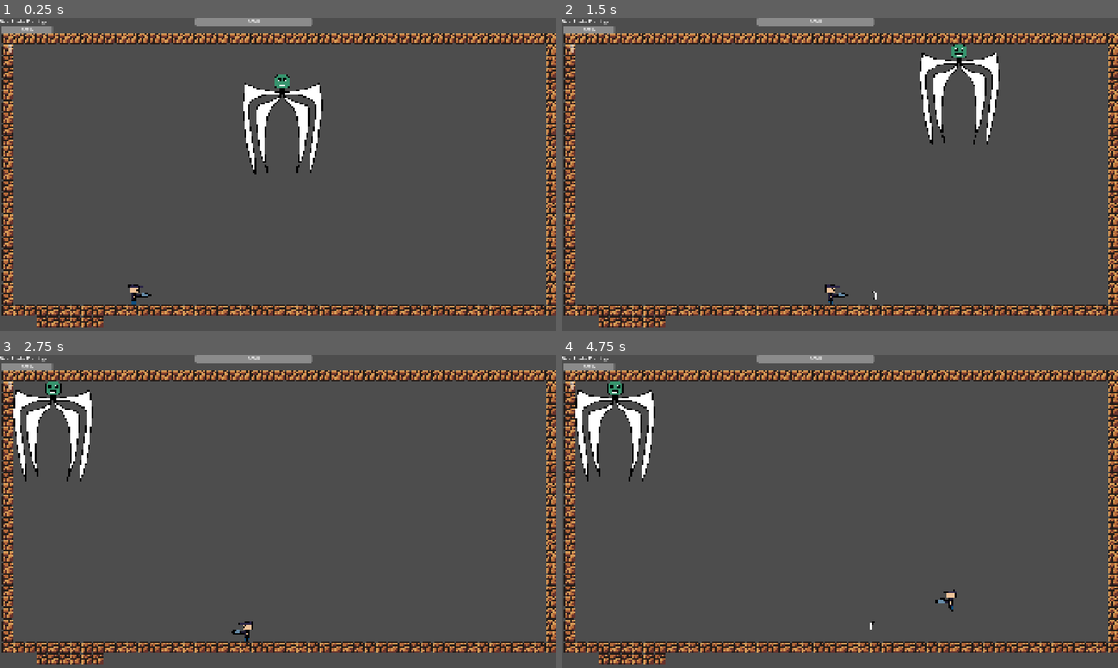
Above: before the commit, frames 1-4 (two rows, left to right).
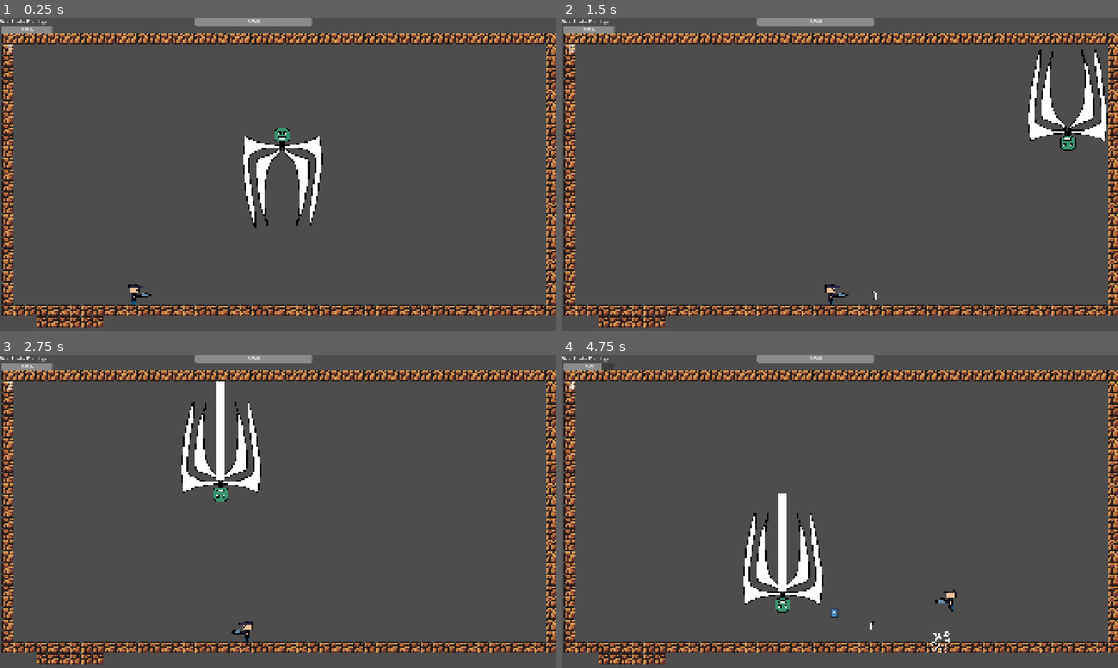
Above: after the commit, the same moments.

Repository: juliolegrandsage/bass_rush
Game: Godot game, scene res://scenes/bosses_scenes/boss_3.tscn
Two runs of this game, one before a commit and one after it. Both use one fixed random seed, a clock stepped at 60 frames per second and the inputs below. This scene is started directly instead of the project's main scene. The engine's default icon, where the game draws it, is replaced by a stand-in: a white triangle on a blue panel in a dark square.
Inputs (mouse positions are in pixels of both pictures, inside the frame that each line leads up to):
- Up to frame 1 (0.25 s): no input
- Up to frame 2 (1.5 s): tap Enter (ui_accept) at 0.5, 0.77 s; move the mouse to (962, 158) at 0.52 s; hold Right (ui_right) from 0.53 s (still down); right-click (962, 158) at 0.6 s; move the mouse to (728, 190) at 1.27 s; tap X (shoot) at 1.35 s
- Up to frame 3 (2.75 s): tap Enter (ui_accept) at 1.52 s; move the mouse to (333, 442) at 2.02 s; release Right (ui_right) at 2.03 s; hold Left (ui_left) from 2.03 s (still down); right-click (333, 442) at 2.1 s
- Up to frame 4 (4.75 s): move the mouse to (812, 574) at 2.77 s; release Left (ui_left) at 2.78 s; hold Right (ui_right) 2.78-4.28 s; tap X (shoot) at 2.85, 4.35 s; tap Enter (ui_accept) at 3.02, 3.77, 4.52 s; move the mouse to (1006, 558) at 3.52 s; right-click (1006, 558) at 3.6 s; move the mouse to (673, 464) at 4.27 s; hold Left (ui_left) from 4.28 s (still down)

The runs differ from the first frame. In frame 1, 3.1% of the frame differs, in the area x 43-59%, y 18-68%; in frame 2, 3.5%; in frame 3, 4.0%; in frame 4, 4.1%, in the area x 1-70%, y 2-96%.

Commit message:
bugfix + boss

Diff:
--- a/scenes/boss_3_controller.tscn
+++ b/scenes/boss_3_controller.tscn
@@ -27,7 +27,7 @@
 position = Vector2(0, -49.858356)
 
 [node name="descending_timer" type="Timer" parent="." unique_id=1421224570]
-wait_time = 5.4750000000000005
+wait_time = 2.069
 autostart = true
 
 [node name="rope" type="Line2D" parent="." unique_id=615800303]
@@ -38,13 +38,19 @@
 
 [node name="stop_ascending_timer" type="Timer" parent="." unique_id=1393250885]
 wait_time = 2.468
+one_shot = true
 
 [node name="stop_descending_timer" type="Timer" parent="." unique_id=1231512004]
 wait_time = 3.5749999999999997
+one_shot = true
 
+[node name="attack_timer" type="Timer" parent="." unique_id=248243539]
+wait_time = 0.534
+
+[connection signal="timeout" from="stop_timer" to="." method="_on_timer_timeout"]
 [connection signal="timeout" from="stop_timer" to="." method="_on_stop_timer_timeout"]
-[connection signal="timeout" from="stop_timer" to="." method="_on_timer_timeout"]
 [connection signal="timeout" from="restart_timer" to="." method="_on_restart_timer_timeout"]
 [connection signal="timeout" from="descending_timer" to="." method="_on_descending_timer_timeout"]
 [connection signal="timeout" from="stop_ascending_timer" to="." method="_on_stop_ascending_timer_timeout"]
 [connection signal="timeout" from="stop_descending_timer" to="." method="_on_stop_descending_timer_timeout"]
+[connection signal="timeout" from="attack_timer" to="." method="_on_attack_timer_timeout"]
--- a/scenes/boss_health_bar.gd
+++ b/scenes/boss_health_bar.gd
@@ -1,6 +1,7 @@
 extends ProgressBar
 
 @export var boss_controller: Node2D
+
 
 func _ready():
 	max_value = 100
--- a/scripts/boss_3_controller.gd
+++ b/scripts/boss_3_controller.gd
@@ -1,205 +1,147 @@
-# commentaire de test
+# A FAIRE : Equilibrer la difficulté
 
 
 extends CharacterBody2D
 
+var speed = 350
+var health = 100
+var max_health = 100
 
-const SPEED = 400.0
-const JUMP_FORCE = 650
+var head_down = false
 
-var is_walking = true
-var has_attacked = false
+# Réferences aux projectiles du boss
+
+const projectile_reference = preload("res://scenes/boss_3_projectile.tscn")
+const web_reference = preload("res://scenes/boss_3_web.tscn")
 
 
-var health = 30
-var max_health = 30
+enum States{
+	top,
+	bottom,
+	descend,
+	ascend,
+	stop_before_ground
+}
 
-var state_cooldown = false
+var current_state = States.bottom
 
 
-@onready var rope = $rope
-
-@onready var floor_ray = $RayCast2D
-
-var is_descending = false
-var is_ascending = false
-var anchor_point: Vector2
-
-var is_changing_state
-
-var can_proximity_attack = true
-
-enum State{
-	top_angle,
-	bottom_angle,
-	descend,
-	ascend
-}
-
-enum Attacks{
-	shot_web,
-	shot_projectile
-}
+var just_bounced = false
 
 
+var descending_stopped = false
+var has_hit_ground = false
+func _ready() -> void:
+	$rope.visible = false
 
-const projectile = preload("res://scenes/boss_3_projectile.tscn")
-const web_attack = preload("res://scenes/boss_3_web.tscn")
+func _process(delta: float) -> void:
+	if health <= 0:
+		die()
 
-@onready var player_scene = get_tree().get_first_node_in_group("player")
-
-var rng = RandomNumberGenerator.new()
-var top_direction =  rng.randi_range(0, 1) * 2 - 1
-var current_state = State.bottom_angle
-
-var distance_to_player: float
-var attack_state
-
-func _ready() -> void:
-	rope.visible = false
-	jump()
-
-
- # A faire : corriger le bug qui fait que le boss ne bouge plus quand il est sur le mur gauche, mettre un randomizer pour aller soit à droite soit à gauche quand le boss est sur le toit
-func _physics_process(delta):
+func _physics_process(delta: float) -> void:
+	$"../Label".text = str(current_state)
 	match current_state:
-		State.bottom_angle:
+		States.top:
+			velocity = Vector2(speed, 0)
+			rotation_degrees = 180
+			if is_on_wall() and not just_bounced:
+				speed *= -1
+				just_bounced = true
+			elif not is_on_wall():
+				just_bounced = false
+		States.bottom:
+			velocity = Vector2(0, -speed)
 			rotation_degrees = 0
-
-		State.top_angle:
+		States.descend:
+			velocity = Vector2(0, 200)
+			if $RayCast2D.is_colliding() and not has_hit_ground:
+				$"../Label".text = "stop"
+				has_hit_ground = true
+				call_deferred("set_state", States.stop_before_ground)
+		States.stop_before_ground:
+			velocity = Vector2.ZERO
+		States.ascend:
+			velocity = Vector2(0, -150)
 			rotation_degrees = 180
-			velocity = Vector2(SPEED * top_direction, 0)
-
-
-
-		State.descend:
-			descend()
-
-		State.ascend:
-			if current_state == State.ascend:
-				ascend()
 
 	move_and_slide()
-
-
-
-	if is_on_wall() and current_state == State.top_angle:
-		top_direction *= -1
-		velocity.x = SPEED * top_direction
-
-
-func _process(delta: float) -> void:
-	$"../Label".text = str(current_state)
-
-func descend():
-	rotation_degrees = 180
-	velocity = Vector2(0, 100)
-	rope.set_point_position(1, to_local(anchor_point))
-	if floor_ray.is_colliding():
-		velocity = Vector2.ZERO
-
-func ascend():
-	if current_state != State.ascend:
-		return
-	rotation_degrees = 180
-	velocity = Vector2(0, -100)
-	rope.set_point_position(1, to_local(anchor_point))
-	if $stop_ascending_timer.is_stopped():
-		$stop_ascending_timer.start()
-
-func jump():
-	$"../Label".text = "jump"
-	velocity.y = -JUMP_FORCE
-
-
-
-func _on_bottom_angle_body_entered(body: Node2D) -> void:
-	set_state(State.bottom_angle)
-
-
-func _on_top_angle_body_entered(body: Node2D) -> void:
-	if body == self and current_state != State.descend and current_state != State.ascend:
-		if rng.randi_range(0, 1) == 0:
-			anchor_point = global_position
-			rope.visible = true
-			rope.set_point_position(0, Vector2.ZERO)
-			set_state(State.descend)
-			$stop_descending_timer.start()
-		else:
-			set_state(State.top_angle)
-			$descending_timer.start()
-
 
 
 func set_state(new_state):
 	if new_state == current_state:
 		return
+	current_state = new_state
 
-	$descending_timer.stop()
-	$stop_descending_timer.stop()
-	$stop_ascending_timer.stop()
+	if new_state != States.stop_before_ground:
+		descending_stopped = false
 
-	var old_state = current_state
-	current_state = new_state
-	on_state_changed(old_state, new_state)
+	_on_state_enter(new_state)
 
+func _on_state_enter(state):
+	match state:
+		States.top:
+			has_hit_ground = false
+			$rope.visible = false
+		States.bottom:
+			$rope.visible = false
 
+		States.descend:
+			$rope.visible = true
 
-func on_state_changed(old_state, new_state):
-	match new_state:
-
-		State.descend:
-			anchor_point = global_position
-			rope.visible = true
-			rope.set_point_position(0, Vector2.ZERO)
+		States.ascend:
+			pass
+		States.stop_before_ground:
+			$"../Label".text = "ground"
 			$stop_descending_timer.start()
-		State.ascend:
-			if $stop_ascending_timer.is_stopped():
-				$stop_ascending_timer.start()
-
-		State.bottom_angle:
-			$"../Label".text = "borttom angle"
-			jump()
-
-	if new_state == State.top_angle:
-		top_direction = rng.randi_range(0, 1) * 2 - 1
+			$attack_timer.start()
+func _on_top_angle_body_entered(body: Node2D) -> void:
+	if body == self:
+		set_state(States.top)
 		$descending_timer.start()
 
 
+func _on_descending_timer_timeout() -> void:
+	descend()
 
-
-
-
-func attack():
-	var attack_state
-	var random_num = rng.randi_range(0, 1)
-	if random_num == 0:
-		attack_state = Attacks.shot_projectile
-	if random_num == 1:
-		attack_state = Attacks.shot_web
+func descend():
+	if current_state != States.top:
+		return
+	set_state(States.descend)
+	$rope.visible = true
 
 
 func _on_stop_descending_timer_timeout() -> void:
-	set_state(State.ascend)
+	$"../Label".text = "ascend"
+	set_state(States.ascend)
 
 
+# Fonctions d'attaques
 
-func _on_stop_ascending_timer_timeout() -> void:
-	$"../Label".text = "timer lancé"
-	rope.visible = false
-	top_direction = 1
-	set_state(State.top_angle)
+var rng = RandomNumberGenerator.new()
+
+func attack():
+	var selector = rng.randi_range(0, 1)
+	if selector == 0:
+		var projectile_instance = projectile_reference.instantiate()
+		projectile_instance.position = $attack_spawn_point.global_position
+		add_sibling(projectile_instance)
+		selector = rng.randi_range(0, 1)
+	elif selector == 1:
+		var web_instance = web_reference.instantiate()
+		web_instance.position = $attack_spawn_point.global_position
+		add_sibling(web_instance)
+		selector = rng.randi_range(0, 1)
 
 
-func _on_descending_timer_timeout() -> void:
-	if current_state != State.top_angle:
-		return
-
-	set_state(State.descend)
+func _on_attack_timer_timeout() -> void:
+	if current_state == States.stop_before_ground:
+		attack()
 
 
-func _on_restart_timer_timeout() -> void:
-	if attack_state == Attacks.shot_projectile:
-		var projectile_instance = projectile.instantiate()
-		projectile_instance.position = $attack_spawn_point.global_position
-		add_sibling(projectile_instance)
+# Fonctions de prise de dégats et mort
+
+func take_damage(damage):
+	health -= damage
+
+func die():
+	queue_free()
--- a/scripts/boss_3_projectile.gd
+++ b/scripts/boss_3_projectile.gd
@@ -31,7 +31,7 @@
 func _on_area_2d_body_entered(body: Node2D) -> void:
 
 	if body.is_in_group("player"):
-		player_scene.take_damage(2)
+		player_scene.take_damage(1)
 		var explosion_instance = explosion_scene.instantiate()
 		explosion_instance.does_affect_player = true
 		explosion_instance.position = global_position
Not shown, changed: addons/godot_git_integration/godot_git_integration.gd
